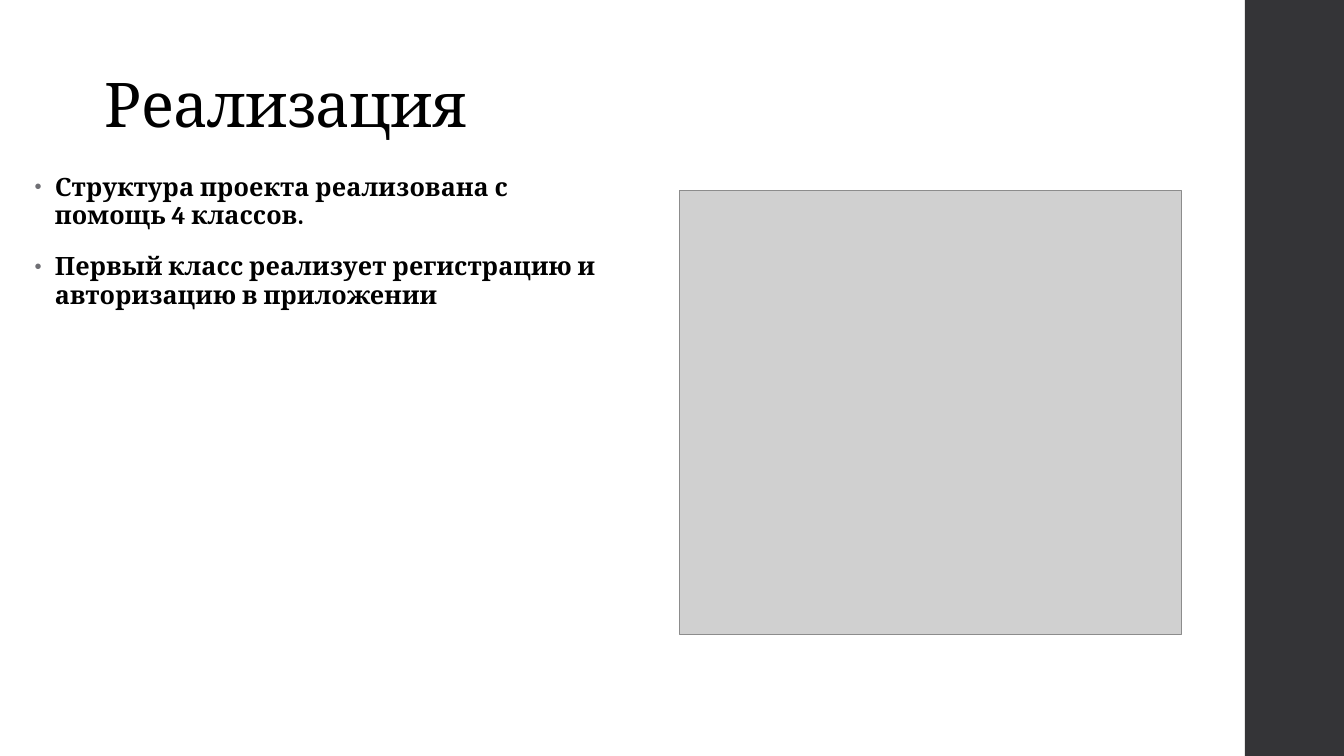
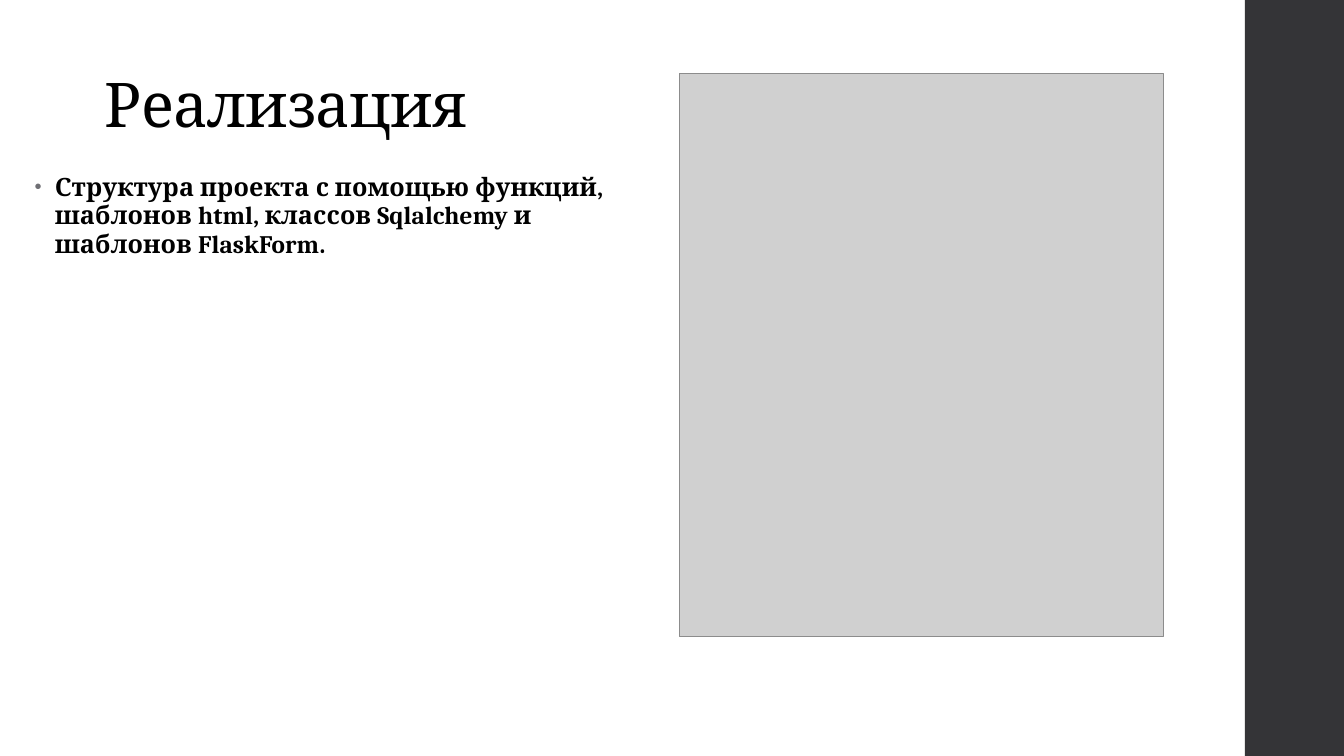
Before and after one commit to Asklit/WebOnlineStore, a slide deck: slide 3 of documents/online_store.pptx. Drawn at 1344x756 pixels with LibreOffice and Linux fonts; fonts in the diff are those of the drawing; grey boxes stand for pictures. Boxes give left, top, right and bottom in pixels: in the first picture for what was removed or moved away, otherwise in the second. Text is boxed around its words. In the diff, an @@ line names an element or a change of style, - is before the commit and + after.

```diff
--- a/documents/online_store.pptx
+++ b/documents/online_store.pptx
@@ picture: place and size @@
-picture at box(680, 191, 1182, 634)
+picture at box(680, 73, 1164, 636)
@@ text at box(55, 176, 597, 254): text changed @@
-• Структура проекта реализована с помощь 4 классов.
-• Первый класс реализует регистрацию и авторизацию в приложении
+• Структура проекта с помощью функций, шаблонов html, классов Sqlalchemy и шаблонов FlaskForm.
```
Also in this commit, not shown: 6 other slides changed, 1 slide added, 3 slides removed.
